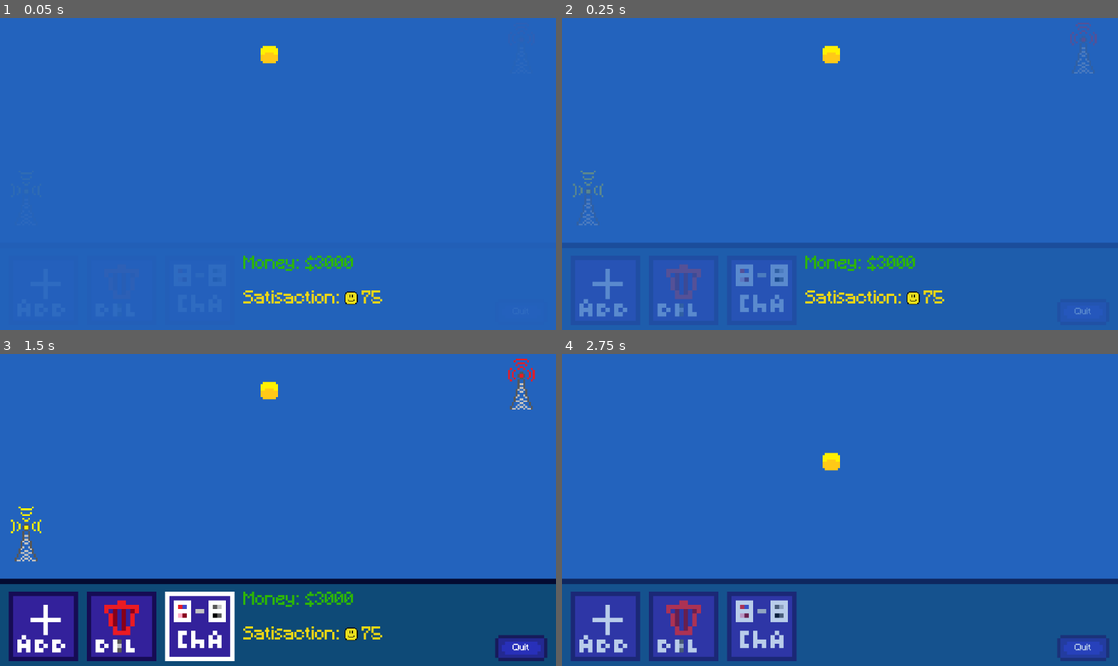
Above: before the commit, frames 1-4 (two rows, left to right).
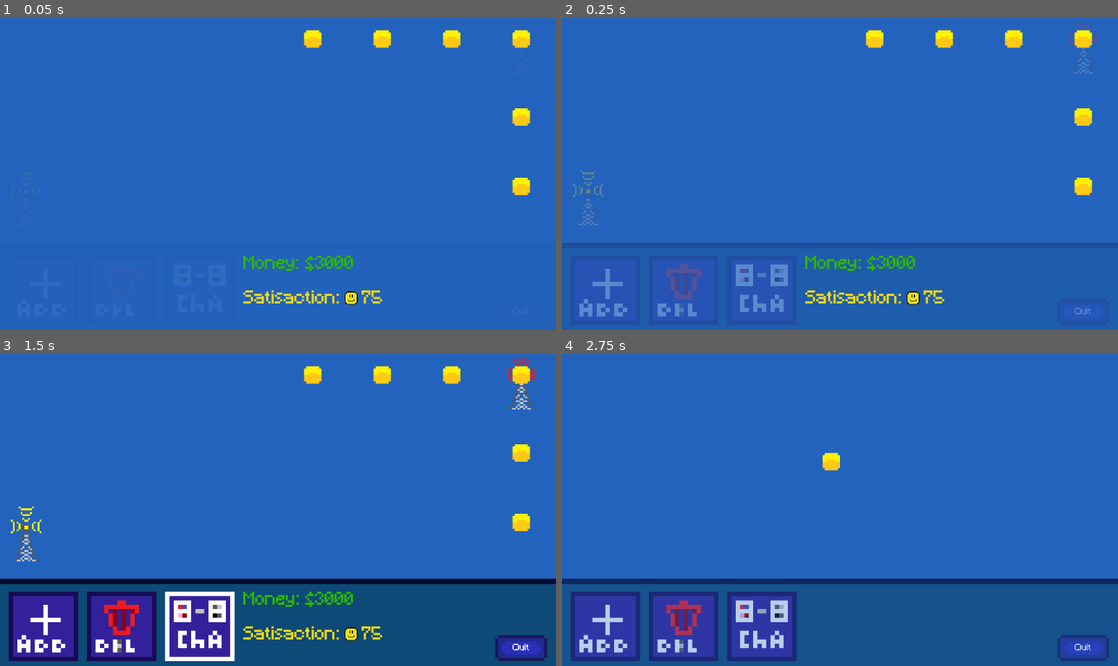
Above: after the commit, the same moments.

Repository: DevBadger10/conninternet
Game: Godot game, scene res://Scenes/Playing.tscn
Same seed, same stepped clock (60 frames per second), same inputs: the game is played once before the commit and once after it. This scene is started directly instead of the project's main scene.
Inputs (mouse positions are in pixels of both pictures, inside the frame that each line leads up to):
- Up to frame 1 (0.05 s): no input
- Up to frame 2 (0.25 s): no input
- Up to frame 3 (1.5 s): click (44, 625) at 0.5 s; click (200, 625) at 1.25 s
- Up to frame 4 (2.75 s): click (912, 634) at 2 s

The runs differ from the first frame. In frame 1, 1.2% of the frame differs, in the area x 46-96%, y 3-57%; in frame 2, 1.2%; in frame 3, 1.2%; in frame 4, nothing differs.
Error in both runs: Attempt to call function 'start' in base 'null instance' on a null instance. (res://Scripts/Playing.gd:104)

Commit message:
Yay it works but NOT THE ICION GRRRR
I spent so much time on the icon but itt jus doesnt work

Diff:
--- a/Conninternet/Scenes/Playing.tscn
+++ b/Conninternet/Scenes/Playing.tscn
@@ -560,12 +560,54 @@
 [node name="Packets" type="Node" parent="."]
 
 [node name="C2S 1" parent="Packets" instance=ExtResource( 10 )]
-position = Vector2( 496, 92 )
+position = Vector2( 832, 63 )
 waitTime = 3
 minSatisfaction = 2
 maxSatisfaction = 5
 minMoney = 20
 maxMoney = 50
+
+[node name="C2S 2" parent="Packets" instance=ExtResource( 10 )]
+position = Vector2( 576, 63 )
+waitTime = 3
+minSatisfaction = 2
+maxSatisfaction = 5
+minMoney = 20
+maxMoney = 50
+
+[node name="C2S 3" parent="Packets" instance=ExtResource( 10 )]
+position = Vector2( 960, 207 )
+waitTime = 3
+minSatisfaction = 2
+maxSatisfaction = 5
+minMoney = 20
+maxMoney = 50
+
+[node name="C2S 4" parent="Packets" instance=ExtResource( 10 )]
+position = Vector2( 704, 63 )
+waitTime = 3
+minSatisfaction = 2
+maxSatisfaction = 5
+minMoney = 20
+maxMoney = 50
+
+[node name="C2S 5" parent="Packets" instance=ExtResource( 10 )]
+position = Vector2( 960, 335 )
+waitTime = 3
+minSatisfaction = 2
+maxSatisfaction = 5
+minMoney = 20
+maxMoney = 50
+
+[node name="C2S 6" parent="Packets" instance=ExtResource( 10 )]
+position = Vector2( 960, 63 )
+waitTime = 3
+minSatisfaction = 2
+maxSatisfaction = 5
+minMoney = 20
+maxMoney = 50
+
+[node name="move all these and add them with waittime and object pooling" type="Node" parent="Packets"]
 
 [node name="Labels" type="Node" parent="."]
 
--- a/Conninternet/Scripts/Packet.gd
+++ b/Conninternet/Scripts/Packet.gd
@@ -16,35 +16,46 @@
 func _physics_process(delta):
 	if tweenFinished:
 		goodLocation.clear() # Workes now.
-		for i in 233:
-			if me.position.distance_to(send_antenna.position) < distanceToProxy:
-				end()
-			else:
+		if me.position.distance_to(receive_antenna.position) < distanceToProxy: # I HAD PUT SEND ANTNNA NOT RECEIVE AAAAAA
+			goodLocation.append(receive_antenna.position)# WHAT ARE... ooooh i hadnt changed the variable name thats why its flying to the moon
+			tweenFinished = false
+			startTween(true)
+			print("detected end server") #OK so its a problem with the IF stsement also note to self addd rop in wait time till drop in
+			#end()
+		else:
+			for i in 233:
 				nearestProxy = get_parent().get_parent().get_node("Proxy Servers/ProxyServer"+str(i))
 				if me.position.distance_to(nearestProxy.position) < distanceToProxy and nearestProxy.power: # I used the wrong </> here. AAAAAAAAAAAAAAAAAa
 					#print(i)
 					goodLocation.append(nearestProxy.position)
-		tweenFinished = false
-		startTween()
+			tweenFinished = false
+			startTween(false)
 
 
-func startTween():
+func startTween(isEnd):
 	if goodLocation.size() > 0:
 		$Tween.interpolate_property(me, "position", me.position, goodLocation[randi() % goodLocation.size()], 1.0, Tween.TRANS_LINEAR, Tween.EASE_IN)
 		$Tween.start()
 		yield($Tween,"tween_completed")
-		tweenFinished = true
+		if isEnd == true:
+			end()
+		else:
+			tweenFinished = true
 	else:
 		$Timer.start()
 		yield($Timer,"timeout")
-		tweenFinished = true
+		if isEnd == true:
+			end()
+		else:
+			tweenFinished = true
 
-func end():
+func end(): # Original Values for ezport vars: 280, 3, 2, 5, 20, 50. ProjSet: 3000, 75. Countown timer: 2.5. Potential new bvalues (unutested): 100, 3, 1, 3, 10, 20, 	2500, 75	0.5
 	randomize()
-	ProjectSettings.set_setting("Global/Money", ProjectSettings.get_setting("Global/Money") + rand_range(minMoney,maxMoney))
-	ProjectSettings.set_setting("Global/CustomerService", ProjectSettings.get_setting("Global/CustomerService") + rand_range(minSatisfaction,maxSatisfaction))
+	ProjectSettings.set_setting("Global/Money", ProjectSettings.get_setting("Global/Money") + round(rand_range(minMoney,maxMoney)))
+	ProjectSettings.set_setting("Global/CustomerService", ProjectSettings.get_setting("Global/CustomerService") + round(rand_range(minSatisfaction,maxSatisfaction)))
 	# I JUST HAD AN IDEA! An infinite loop!
 	# ToDONE: -Add customer satisfaction degredation, -add proxy cost, -add satisfaction cap, -add packet spawning, -add lose condition
-	me.position = receive_antenna.Position
+	me.position = send_antenna.position
 	if ProjectSettings.get_setting("Global/CustomerService") > 100:
 		ProjectSettings.set_setting("Global/CustomerService",100)
+	tweenFinished = true
Binary file added: Conninternet/Icon (1) (1).ico
Binary file added: Conninternet/Icon.ico
Not shown, changed: Conninternet/export_presets.cfg
